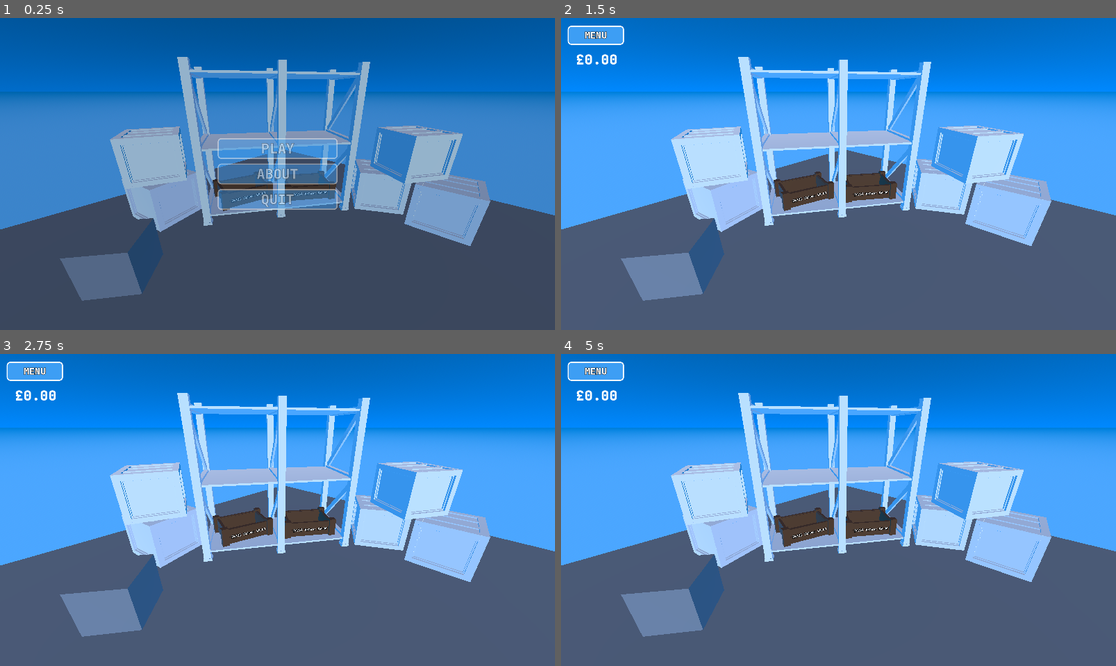
Above: before the commit, frames 1-4 (two rows, left to right).
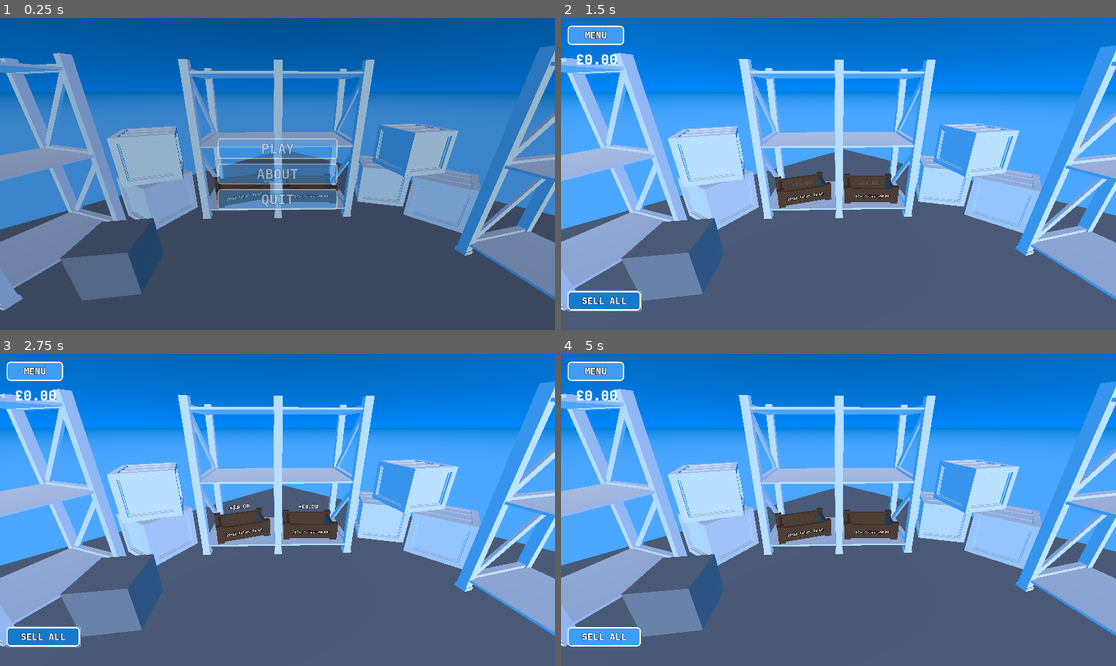
Above: after the commit, the same moments.

Repository: corporal1chicken/our-first-egg
Game: Godot game, scene res://world.tscn
Two runs of this game, one before a commit and one after it. Both use one fixed random seed, a clock stepped at 60 frames per second and the inputs below.
Inputs (mouse positions are in pixels of both pictures, inside the frame that each line leads up to):
- Up to frame 1 (0.25 s): no input
- Up to frame 2 (1.5 s): click "PLAY" at 0.5 s; click (605, 301) at 1.25 s, where only the run after the commit has a clickable "SELL ALL"
- Up to frame 3 (2.75 s): click (44, 637) at 2 s, where only the run after the commit has a clickable "SELL ALL"
- Up to frame 4 (5 s): click (605, 637) at 2.75 s, where only the run after the commit has a clickable "SELL ALL"; click "MENU" at 3.5 s; click "PLAY" at 4.25 s

The runs differ from the first frame. In frame 1, 19% of the frame differs, in the area x 0-100%, y 8-94%; in frame 2, 21%; in frame 3, 21%; in frame 4, 21%.

Commit message:
Small Additions

Diff:
--- a/globals/signals.gd
+++ b/globals/signals.gd
@@ -9,3 +9,5 @@
 signal update_ui()
 signal menu_opened()
 signal menu_closed()
+
+signal sell_crates()
--- a/scenes/crate/crate.gd
+++ b/scenes/crate/crate.gd
@@ -28,6 +28,7 @@
 
 	Signals.is_holding_egg.connect(_on_holding_egg)
 	Signals.finished_holding_egg.connect(_on_finished_holding_egg)
+	Signals.sell_crates.connect(_selling)
 
 func _tween_crate(property: String, change, duration):
 	var tween = create_tween()
@@ -57,13 +58,24 @@
 	_hover_actions("start")
 
 func exit_hover():
-	if Manager.holding_egg: red_outline.visible = true
+	if Manager.holding_egg:
+		red_outline.visible = true
+		return
 
 	white_outline.visible = false
 	_hover_actions("exit")
 
+func _sell_receipt():
+	$sell_receipt.text = "+£%s0" % str(sell_value)
+	$AnimationPlayer.play("sell_receipt")
+	await $AnimationPlayer.animation_finished
+	$AnimationPlayer.play("RESET")
+
 func _selling():
 	Manager.add_money(sell_value)
+
+	_sell_receipt()
+
 	current_fill = 0
 	sell_value = 0.0
 	$current_value.text = "[0/%d] Value: £0.00" % [max_capacity]
@@ -91,6 +103,7 @@
 	$current_value.text = "[%d/%d] Value: £%s0" % [current_fill, max_capacity, str(sell_value)]
 
 	Manager.clear_egg()
+	_hover_actions("exit")
 	block_hover = false
 	block_click = false
 
@@ -104,7 +117,11 @@
 func _on_holding_egg():
 	red_outline.visible = true
 	current_state = State.FILLING
+	_hover_actions("start")
+	block_hover = true
 
 func _on_finished_holding_egg():
 	red_outline.visible = false
 	current_state = State.SELLING
+	_hover_actions("exit")
+	block_hover = false
--- a/scenes/crate/crate.tscn
+++ b/scenes/crate/crate.tscn
@@ -1,8 +1,93 @@
-[gd_scene load_steps=7 format=3 uid="uid://ddikpf4n1i5wd"]
+[gd_scene load_steps=10 format=3 uid="uid://ddikpf4n1i5wd"]
 
 [ext_resource type="Script" uid="uid://bs481merf0egh" path="res://scenes/crate/crate.gd" id="1_jpei4"]
 [ext_resource type="PackedScene" uid="uid://bjw31wopisgbx" path="res://scenes/crate/crate.glb" id="2_j1jke"]
 [ext_resource type="FontFile" uid="uid://2lelg2toamun" path="res://assets/fonts/jetbrains_extrabold.ttf" id="3_3v208"]
+
+[sub_resource type="Animation" id="Animation_3v208"]
+resource_name = "sell_receipt"
+length = 2.0
+tracks/0/type = "value"
+tracks/0/imported = false
+tracks/0/enabled = true
+tracks/0/path = NodePath("sell_receipt:position")
+tracks/0/interp = 2
+tracks/0/loop_wrap = true
+tracks/0/keys = {
+"times": PackedFloat32Array(0, 0.5),
+"transitions": PackedFloat32Array(1, 1),
+"update": 0,
+"values": [Vector3(-0.662686, -0.009417782, -0.24992484), Vector3(-0.662686, 0.8286186, -0.24992484)]
+}
+tracks/1/type = "value"
+tracks/1/imported = false
+tracks/1/enabled = true
+tracks/1/path = NodePath("sell_receipt:modulate")
+tracks/1/interp = 2
+tracks/1/loop_wrap = true
+tracks/1/keys = {
+"times": PackedFloat32Array(0, 0.5, 1.5, 2),
+"transitions": PackedFloat32Array(1, 1, 1, 1),
+"update": 0,
+"values": [Color(1, 1, 1, 0), Color(1, 1, 1, 1), Color(1, 1, 1, 1), Color(1, 1, 1, 0)]
+}
+tracks/2/type = "value"
+tracks/2/imported = false
+tracks/2/enabled = true
+tracks/2/path = NodePath("sell_receipt:outline_modulate")
+tracks/2/interp = 2
+tracks/2/loop_wrap = true
+tracks/2/keys = {
+"times": PackedFloat32Array(0, 0.5, 1.5, 2),
+"transitions": PackedFloat32Array(1, 1, 1, 1),
+"update": 0,
+"values": [Color(0, 0, 0, 0), Color(0, 0, 0, 1), Color(0, 0, 0, 1), Color(0, 0, 0, 0)]
+}
+
+[sub_resource type="Animation" id="Animation_ssudb"]
+length = 0.001
+tracks/0/type = "value"
+tracks/0/imported = false
+tracks/0/enabled = true
+tracks/0/path = NodePath("sell_receipt:position")
+tracks/0/interp = 1
+tracks/0/loop_wrap = true
+tracks/0/keys = {
+"times": PackedFloat32Array(0),
+"transitions": PackedFloat32Array(1),
+"update": 0,
+"values": [Vector3(-0.662686, -0.009417782, -0.24992484)]
+}
+tracks/1/type = "value"
+tracks/1/imported = false
+tracks/1/enabled = true
+tracks/1/path = NodePath("sell_receipt:modulate")
+tracks/1/interp = 1
+tracks/1/loop_wrap = true
+tracks/1/keys = {
+"times": PackedFloat32Array(0),
+"transitions": PackedFloat32Array(1),
+"update": 0,
+"values": [Color(1, 1, 1, 0)]
+}
+tracks/2/type = "value"
+tracks/2/imported = false
+tracks/2/enabled = true
+tracks/2/path = NodePath("sell_receipt:outline_modulate")
+tracks/2/interp = 1
+tracks/2/loop_wrap = true
+tracks/2/keys = {
+"times": PackedFloat32Array(0),
+"transitions": PackedFloat32Array(1),
+"update": 0,
+"values": [Color(0, 0, 0, 0)]
+}
+
+[sub_resource type="AnimationLibrary" id="AnimationLibrary_37q77"]
+_data = {
+&"RESET": SubResource("Animation_ssudb"),
+&"sell_receipt": SubResource("Animation_3v208")
+}
 
 [sub_resource type="StandardMaterial3D" id="StandardMaterial3D_j1jke"]
 transparency = 1
@@ -30,6 +115,9 @@
 hover_text = "Basic Crate"
 
 [node name="AnimationPlayer" type="AnimationPlayer" parent="."]
+libraries = {
+&"": SubResource("AnimationLibrary_37q77")
+}
 
 [node name="mesh" parent="." instance=ExtResource("2_j1jke")]
 
@@ -72,6 +160,14 @@
 font = ExtResource("3_3v208")
 font_size = 28
 
+[node name="sell_receipt" type="Label3D" parent="."]
+transform = Transform3D(-4.371138e-08, 0, 0.99999976, 0, 0.99999976, 0, -0.99999976, 0, -4.371138e-08, -0.662686, -0.009417782, -0.24992484)
+modulate = Color(1, 1, 1, 0)
+outline_modulate = Color(0, 0, 0, 0)
+text = "+£0.00"
+font = ExtResource("3_3v208")
+font_size = 48
+
 [editable path="mesh"]
 [editable path="white_outline"]
 [editable path="red_outline"]
--- a/ui/user_interface.gd
+++ b/ui/user_interface.gd
@@ -8,6 +8,8 @@
 	Signals.update_ui.connect(_on_update_ui)
 	Signals.menu_opened.connect(_on_menu_opened)
 	Signals.menu_closed.connect(_on_menu_closed)
+	Signals.is_holding_egg.connect(_on_holding_egg)
+	Signals.finished_holding_egg.connect(_on_cancel_egg)
 
 func _on_hover_started(hover_text):
 	interaction_label.text = hover_text
@@ -22,10 +24,21 @@
 func _on_menu_opened():
 	$CanvasLayer/menu.visible = false
 	$CanvasLayer/money.visible = false
+	$CanvasLayer/sell_all.visible = false
 
 func _on_menu_closed():
 	$CanvasLayer/menu.visible = true
 	$CanvasLayer/money.visible = true
+	$CanvasLayer/sell_all.visible = true
 
 func _on_button_pressed():
 	$CanvasLayer/main_menu.show_menu()
+
+func _on_holding_egg():
+	$CanvasLayer/egg_status.visible = true
+
+func _on_cancel_egg():
+	$CanvasLayer/egg_status.visible = false
+
+func _on_sell_all_pressed() -> void:
+	Signals.sell_crates.emit()
--- a/ui/user_interface.tscn
+++ b/ui/user_interface.tscn
@@ -52,6 +52,22 @@
 horizontal_alignment = 1
 vertical_alignment = 1
 
+[node name="egg_status" type="RichTextLabel" parent="CanvasLayer"]
+visible = false
+anchors_preset = 4
+anchor_top = 0.5
+anchor_bottom = 0.5
+offset_left = 8.0
+offset_top = -36.0
+offset_right = 257.0
+offset_bottom = 33.0
+grow_vertical = 2
+theme_override_fonts/normal_font = ExtResource("3_juc2q")
+theme_override_font_sizes/normal_font_size = 32
+text = "Holding Egg"
+horizontal_alignment = 1
+vertical_alignment = 1
+
 [node name="main_menu" parent="CanvasLayer" instance=ExtResource("4_5skvp")]
 
 [node name="menu" type="Button" parent="CanvasLayer"]
@@ -69,4 +85,24 @@
 theme_override_styles/hover = ExtResource("6_bmx2r")
 text = "MENU"
 
+[node name="sell_all" type="Button" parent="CanvasLayer"]
+visible = false
+anchors_preset = -1
+anchor_left = 0.011979166
+anchor_top = 0.10185185
+anchor_right = 0.14375
+anchor_bottom = 0.16296296
+offset_top = 836.0
+offset_bottom = 836.0
+theme_override_colors/font_color = Color(1, 1, 1, 1)
+theme_override_constants/outline_size = 4
+theme_override_fonts/font = ExtResource("3_juc2q")
+theme_override_font_sizes/font_size = 32
+theme_override_styles/normal = ExtResource("5_wy7nh")
+theme_override_styles/pressed_mirrored = ExtResource("5_wy7nh")
+theme_override_styles/hover = ExtResource("6_bmx2r")
+text = "SELL ALL"
+metadata/_edit_use_anchors_ = true
+
 [connection signal="pressed" from="CanvasLayer/menu" to="." method="_on_button_pressed"]
+[connection signal="pressed" from="CanvasLayer/sell_all" to="." method="_on_sell_all_pressed"]
--- a/world.tscn
+++ b/world.tscn
@@ -39,38 +39,44 @@
 skeleton = NodePath("../..")
 
 [node name="rack" parent="build" instance=ExtResource("6_dwbse")]
-transform = Transform3D(0.56842995, 0, -0.40851852, 0, 0.7, 0, 0.40851852, 0, 0.56842995, -1.8363035, 1.3329825, 1.7351346)
+transform = Transform3D(0.4943264, 0, -0.49562222, 0, 0.7, 0, 0.49562222, 0, 0.4943264, -1.863878, 1.3329825, 1.6959925)
+
+[node name="rack2" parent="build" instance=ExtResource("6_dwbse")]
+transform = Transform3D(0.6341674, 0, 0.2963642, 0, 0.7, 0, -0.2963642, 0, 0.6341674, 2.5102785, 1.3329825, 2.9112635)
+
+[node name="rack3" parent="build" instance=ExtResource("6_dwbse")]
+transform = Transform3D(0.37862045, 0, 0.58876693, 0, 0.7, 0, -0.58876693, 0, 0.37862045, -2.5004919, 1.3329825, -3.1963916)
 
 [node name="crates" type="Node3D" parent="build"]
 
 [node name="basic" parent="build/crates" instance=ExtResource("5_036b0")]
-transform = Transform3D(0.30494127, 0, 0.39624593, 0, 0.5, 0, -0.39624593, 0, 0.30494127, -2.0198107, 0.52806133, 1.0512773)
+transform = Transform3D(0.3653911, 0, 0.34130535, 0, 0.5, 0, -0.34130535, 0, 0.3653911, -1.9335861, 0.52806133, 0.99138165)
 accepts = "basic"
-hover_position = Vector3(-1.59, 0.526, 0.465)
+hover_position = Vector3(-1.394, 0.528, 0.46)
 
 [node name="basic2" parent="build/crates" instance=ExtResource("5_036b0")]
-transform = Transform3D(0.15237404, 0, 0.4762165, 0, 0.5, 0, -0.4762165, 0, 0.15237404, -0.97779673, 0.52806133, 1.8556213)
+transform = Transform3D(0.22788128, 0, 0.4450507, 0, 0.5, 0, -0.4450507, 0, 0.22788128, -0.9452728, 0.52806133, 1.954659)
 accepts = "rare"
 max_capacity = 2
-hover_position = Vector3(-0.66, 0.526, 1.333)
+hover_position = Vector3(-0.65, 0.528, 1.56)
 hover_text = "Rare Crate"
 
 [node name="decor" type="Node3D" parent="build"]
 
 [node name="decor_crate" parent="build/decor" instance=ExtResource("7_pkg7o")]
-transform = Transform3D(0.34818697, 0, 0.19689043, 0, 0.4, 0, -0.19689043, 0, 0.34818697, -3.440695, 0.601429, 0.04846841)
+transform = Transform3D(0.34818697, 0, 0.19689043, 0, 0.4, 0, -0.19689043, 0, 0.34818697, -3.7932248, 0.601429, 0.13679272)
 
 [node name="decor_crate4" parent="build/decor" instance=ExtResource("7_pkg7o")]
-transform = Transform3D(0.08718232, 0, -0.39038342, 0, 0.39999995, 0, 0.39038342, 0, 0.08718232, 0.063749254, 0.601429, 3.051562)
+transform = Transform3D(0.08718232, 0, -0.39038342, 0, 0.39999995, 0, 0.39038342, 0, 0.08718232, 0.122151315, 0.601429, 3.1683037)
 
 [node name="decor_crate5" parent="build/decor" instance=ExtResource("7_pkg7o")]
-transform = Transform3D(-0.15971088, 0, -0.36673206, 0, 0.39999992, 0, 0.36673206, 0, -0.15971088, 0.063749254, 1.4608794, 3.051562)
+transform = Transform3D(-0.15971088, 0, -0.36673206, 0, 0.39999992, 0, 0.36673206, 0, -0.15971088, 0.08705056, 1.4608794, 3.1683037)
 
 [node name="decor_crate2" parent="build/decor" instance=ExtResource("7_pkg7o")]
-transform = Transform3D(0.399321, 0, 0.023297414, 0, 0.39999998, 0, -0.023297414, 0, 0.399321, -3.440695, 0.601429, -1.1768107)
+transform = Transform3D(0.399321, 0, 0.023297414, 0, 0.39999998, 0, -0.023297414, 0, 0.399321, -3.7932248, 0.6004257, -1.0735626)
 
 [node name="decor_crate3" parent="build/decor" instance=ExtResource("7_pkg7o")]
-transform = Transform3D(0.2211007, 0, 0.33333835, 0, 0.39999995, 0, -0.33333835, 0, 0.2211007, -3.440695, 1.4678327, -0.45264208)
+transform = Transform3D(0.2211007, 0, 0.33333835, 0, 0.39999995, 0, -0.33333835, 0, 0.2211007, -3.7932248, 1.4678327, -0.36431777)
 
 [node name="Camera3D" type="Camera3D" parent="."]
 transform = Transform3D(-0.68835455, -0.27173004, 0.6725555, 0, 0.92718387, 0.3746066, -0.72537446, 0.25786212, -0.6382312, 1.2172517, 2.5356507, -1.2437899)
